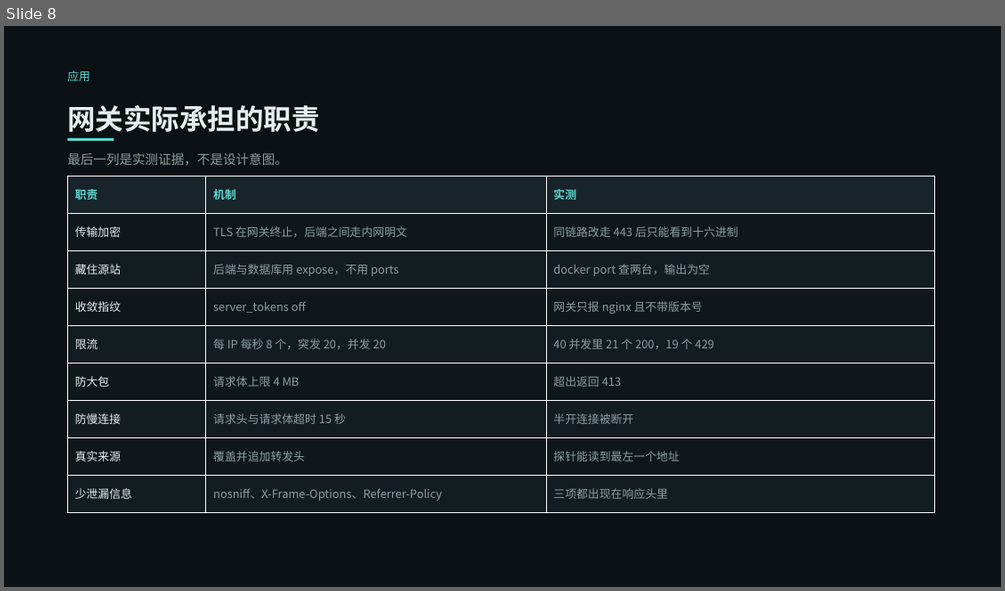
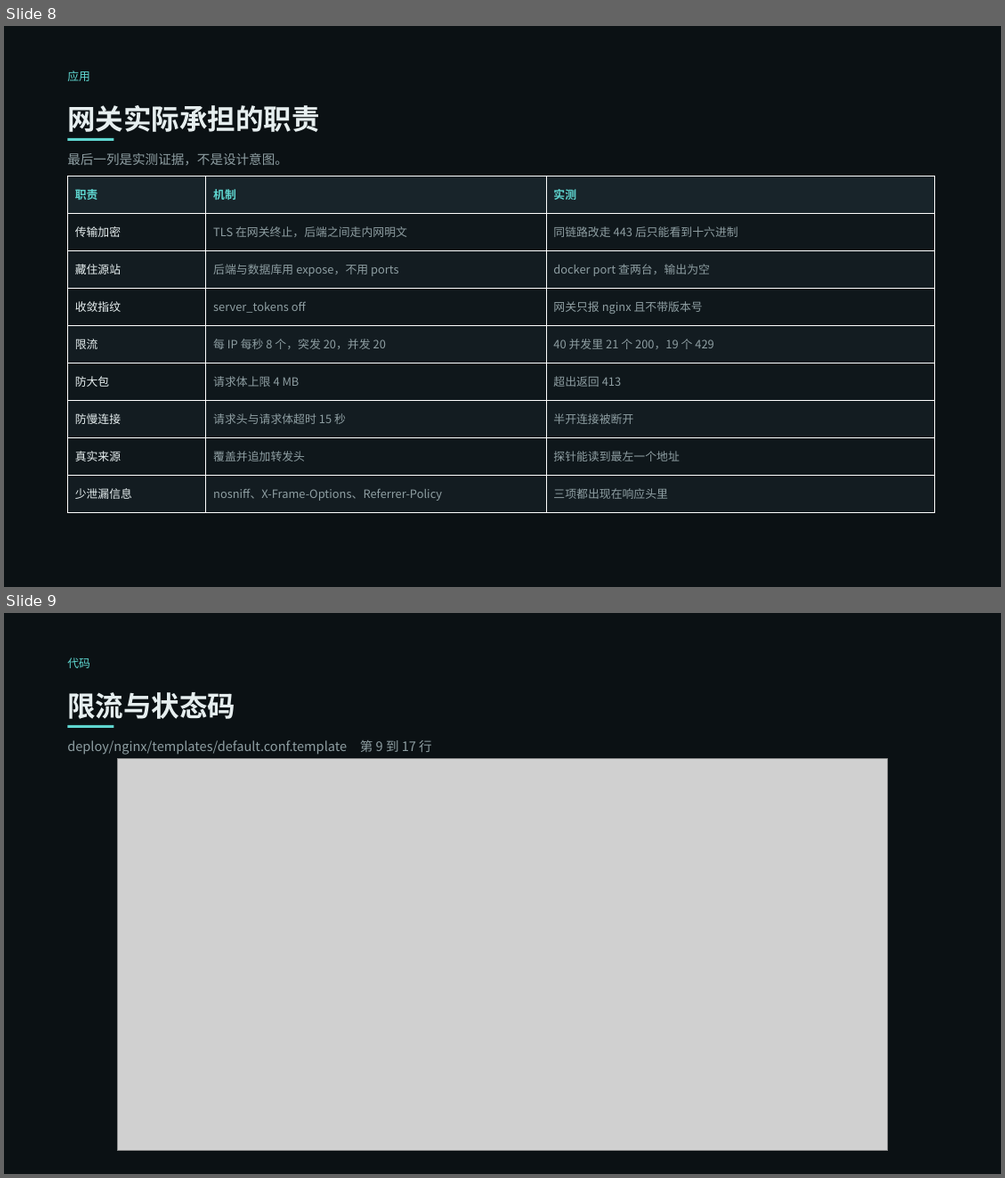
Before and after one commit to VesselPaper/symbiont, a slide deck: share/技术分享-应用代理与负载均衡.pptx. Shown one above the other, each under a label of ours: slide 8 before the commit, slides 8 and 9 after it. The pictures are 1005x591 and 1005x1178 pixels, drawn with LibreOffice and Linux fonts; fonts in the diff are those of the drawing; grey boxes stand for pictures. Boxes give left, top, right and bottom in pixels: in the first picture for what was removed or moved away, otherwise in the second. Text is boxed around its words. In the diff, an @@ line names an element or a change of style, - is before the commit and + after.

Commit message:
docs(share): 打开 VS Code 实截代码并压进 PPT，新增浏览器跑游戏的实测页
- 截图：用 VS Code 真实打开 5 个文件并在指定行截图，裁到代码区（保留行号与面包屑）
- PPT 由 16 页扩到 20 页：限流与状态码、反代与转发头、端口不外露三页代码，加一页浏览器里跑起来的游戏
- 演讲稿补三段对应新页；页码改成按标题找，因为插页后序号变了
- 顺带确认：Web 导出为单线程，网页不需要 COOP/COEP 也能跑；游戏在 Edge 里可从 /game/ 进入

```diff
--- a/share/技术分享-应用代理与负载均衡.pptx
+++ b/share/技术分享-应用代理与负载均衡.pptx
@@ slide 9 added at (4,613,1001,1174), background #FFFFFF @@
@@ rectangle added at (4,613,1001,1174), fill #0B1114 @@
@@ text added at (67,657,90,668), 11 pt, text #5FD6D0 @@
+代码
@@ text added at (67,692,235,719), 27 pt, text #E6EEEF, bold @@
+限流与状态码
@@ text added at (67,740,432,755), 12.5 pt, text #8E9EA2 @@
+deploy/nginx/templates/default.conf.template 第 9 到 17 行
@@ rectangle added at (67,725,114,728), fill #5FD6D0 @@
@@ picture added at (118,759,888,1151) @@
```
Also in this commit, not shown: 3 other slides added, 14 other files.
